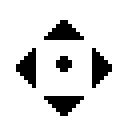
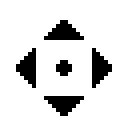
Two versions of the same layered image (128 × 128). Layer-by-layer changes:
painted on "Background copy" over [left=56, top=56, right=72, bottom=76]
